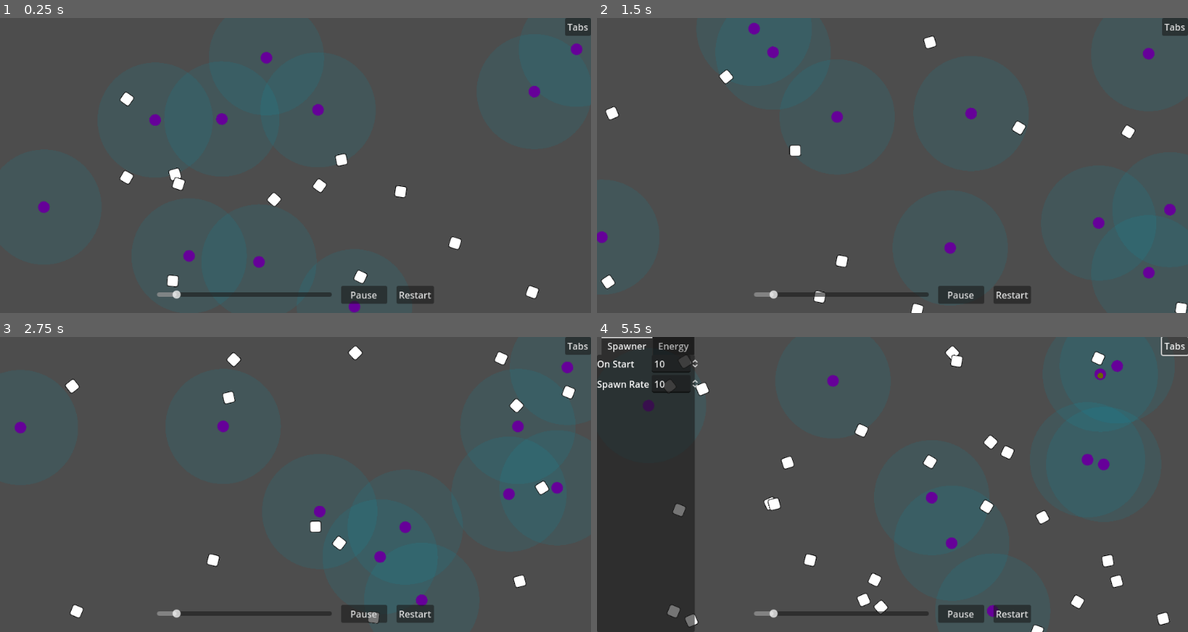
Above: before the commit, frames 1-4 (two rows, left to right).
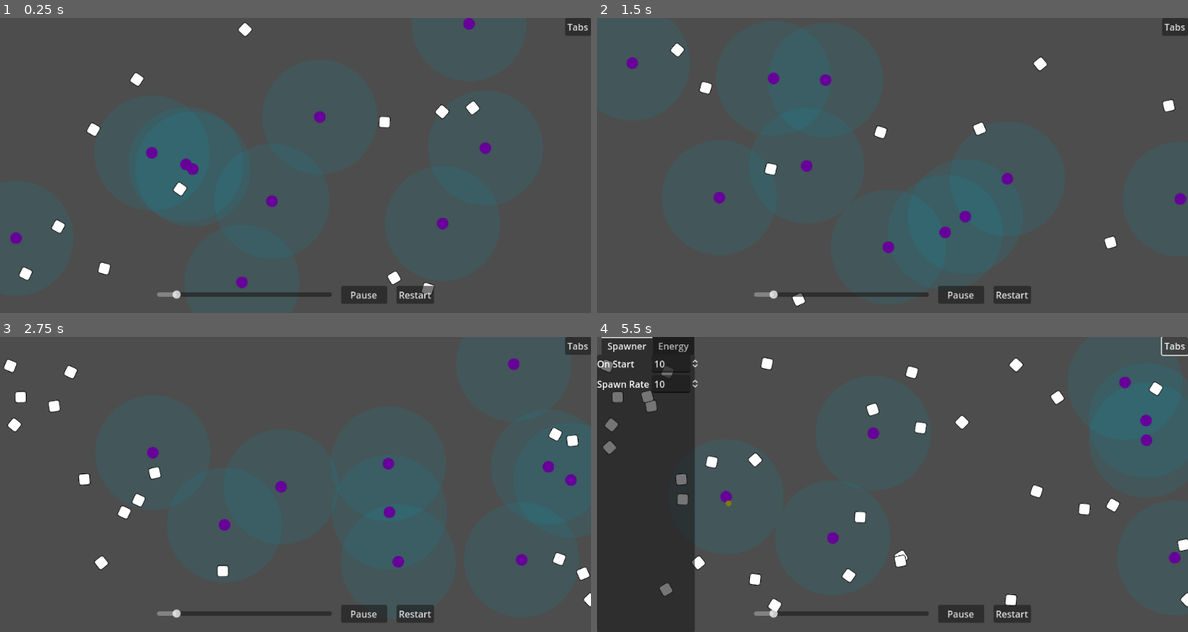
Above: after the commit, the same moments.

Repository: wivest/Natural-Selection
Game: Godot game, scene res://scenes/main.tscn
The game is run twice, just before and just after one commit, with the same random seed, the same clock (stepped at 60 frames per second) and the same inputs.
Inputs:
- Up to frame 1 (0.25 s): no input
- Up to frame 2 (1.5 s): click "Restart" at 0.5 s; click "Restart" at 1.25 s
- Up to frame 3 (2.75 s): click "Restart" at 2 s
- Up to frame 4 (5.5 s): click "Tabs" at 2.75 s; click "Tabs" at 3.5 s; click "Tabs" at 4.25 s

The runs differ from the first frame. In frame 1, 4.2% of the frame differs, in the area x 1-99%, y 0-100%; in frame 2, 3.5%; in frame 3, 3.4%; in frame 4, 5.5%, in the area x 0-100%, y 3-100%.
Error before the commit: Invalid access to property or key 'divided' on a base object of type 'CharacterBody2D (Creature)'. (res://scenes/creature/scripts/creature_manager.gd:27)

Commit message:
feat: replace old Field by new one

Diff:
--- a/scenes/main.tscn
+++ b/scenes/main.tscn
@@ -1,6 +1,6 @@
 [gd_scene load_steps=9 format=3 uid="uid://b57fcx5wnkjjp"]
 
-[ext_resource type="PackedScene" uid="uid://cgm3b22nd4ulf" path="res://scenes/field/field.tscn" id="1_30vq0"]
+[ext_resource type="PackedScene" uid="uid://bt534pqa6bbnk" path="res://field.tscn" id="1_3qgam"]
 [ext_resource type="PackedScene" uid="uid://di74jdc7bcgvs" path="res://ui/pause/pause.tscn" id="3_8ha1i"]
 [ext_resource type="PackedScene" uid="uid://bsncbn0rrt55v" path="res://ui/restart/restart.tscn" id="4_6v5ls"]
 [ext_resource type="PackedScene" uid="uid://c4uc05bacefnv" path="res://ui/speed/speed.tscn" id="4_u7l0g"]
@@ -13,7 +13,7 @@
 
 [node name="World" type="Node2D" parent="."]
 
-[node name="Field" parent="World" instance=ExtResource("1_30vq0")]
+[node name="Field" parent="World" instance=ExtResource("1_3qgam")]
 
 [node name="Camera2D" type="Camera2D" parent="World"]
 
